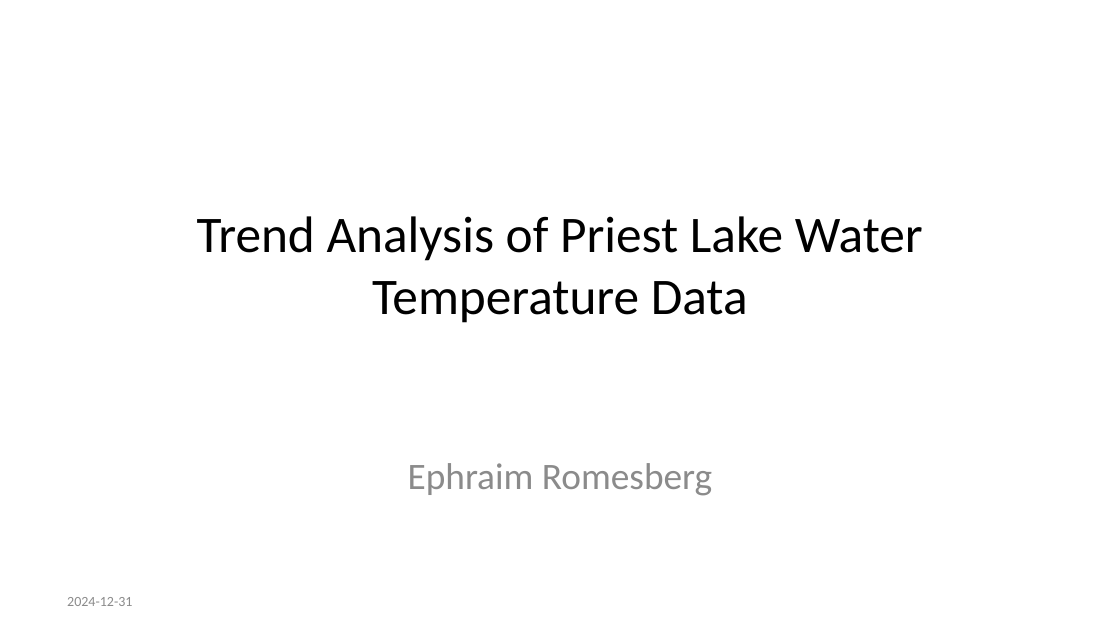
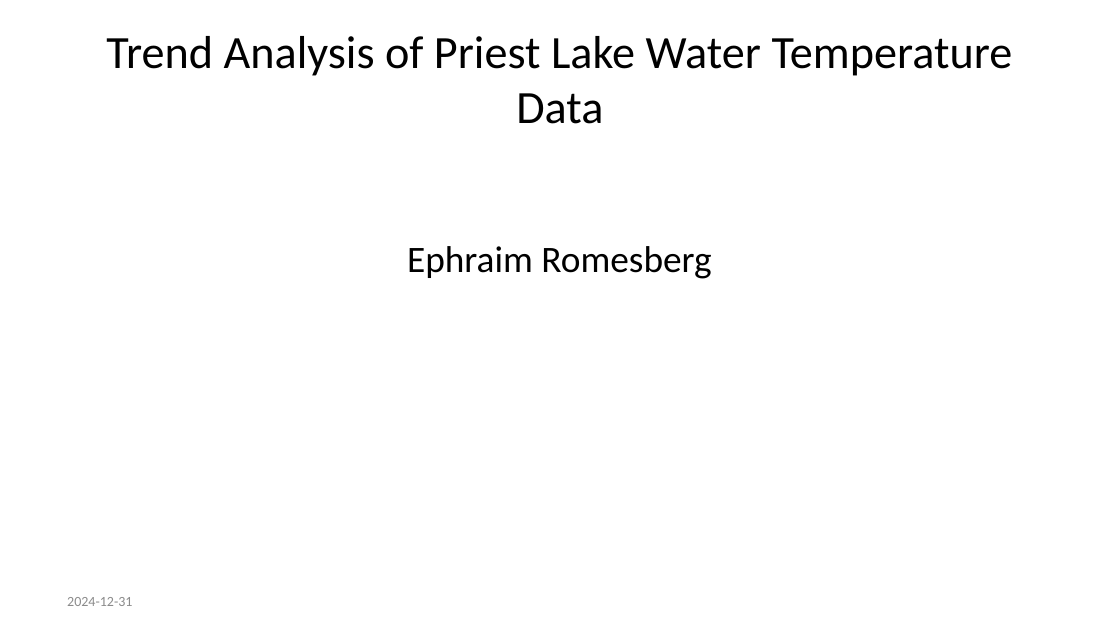
Before and after one commit to Ephraim96/SCA-Trend-Analysis, a slide deck: slide 1 of Trend-Analysis-of-Priest-Lake-Water-Temperature-Data.pptx. Drawn at 1120x630 pixels with LibreOffice and Linux fonts; fonts in the diff are those of the drawing; background and template pictures are left out. Boxes give left, top, right and bottom in pixels: in the first picture for what was removed or moved away, otherwise in the second. Text is boxed around its words. In the diff, an @@ line names an element or a change of style, - is before the commit and + after.

```diff
--- a/Trend-Analysis-of-Priest-Lake-Water-Temperature-Data.pptx
+++ b/Trend-Analysis-of-Priest-Lake-Water-Temperature-Data.pptx
@@ title "Trend Analysis of Priest Lake ...": place and size @@
-title "Trend Analysis of Priest Lake ..." at box(197, 216, 923, 323)
+title "Trend Analysis of Priest Lake ..." at box(106, 36, 1013, 124)
@@ title "Trend Analysis of Priest Lake ..." at box(106, 36, 1013, 124): size 33 to 29.7 pt @@
@@ text "Ephraim Romesberg": place and size @@
-text "Ephraim Romesberg" at box(408, 463, 712, 496)
+text "Ephraim Romesberg" at box(407, 246, 711, 279)
@@ text "Ephraim Romesberg" at box(407, 246, 711, 279): text colour #8C8C8C to #000000 @@
```
Also in this commit, not shown: 19 slides added, 4 slides removed, 5 other files.
